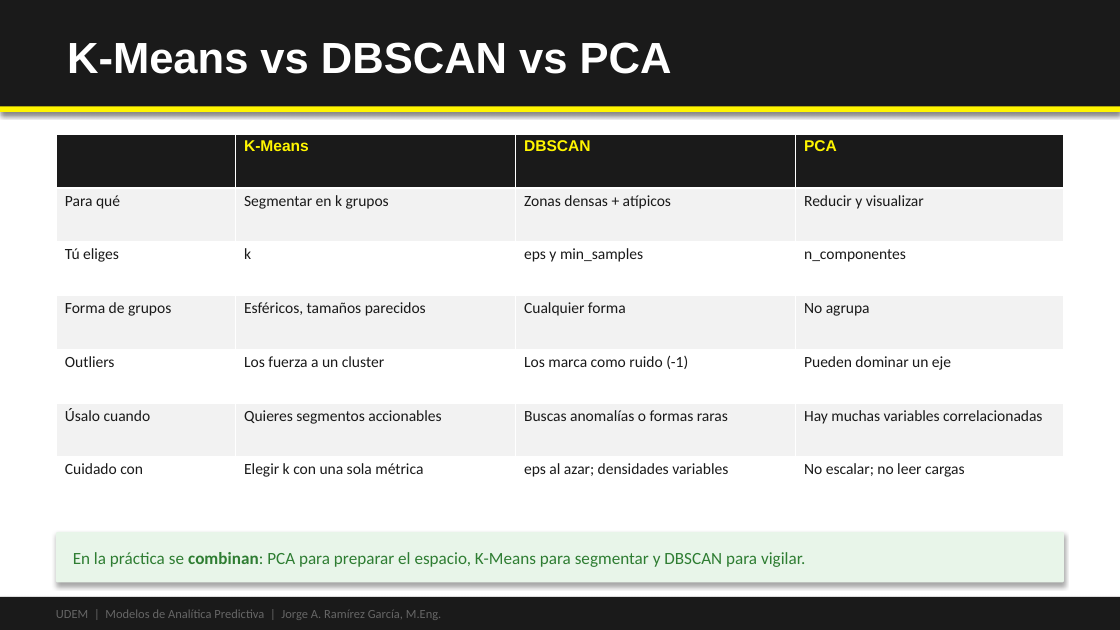
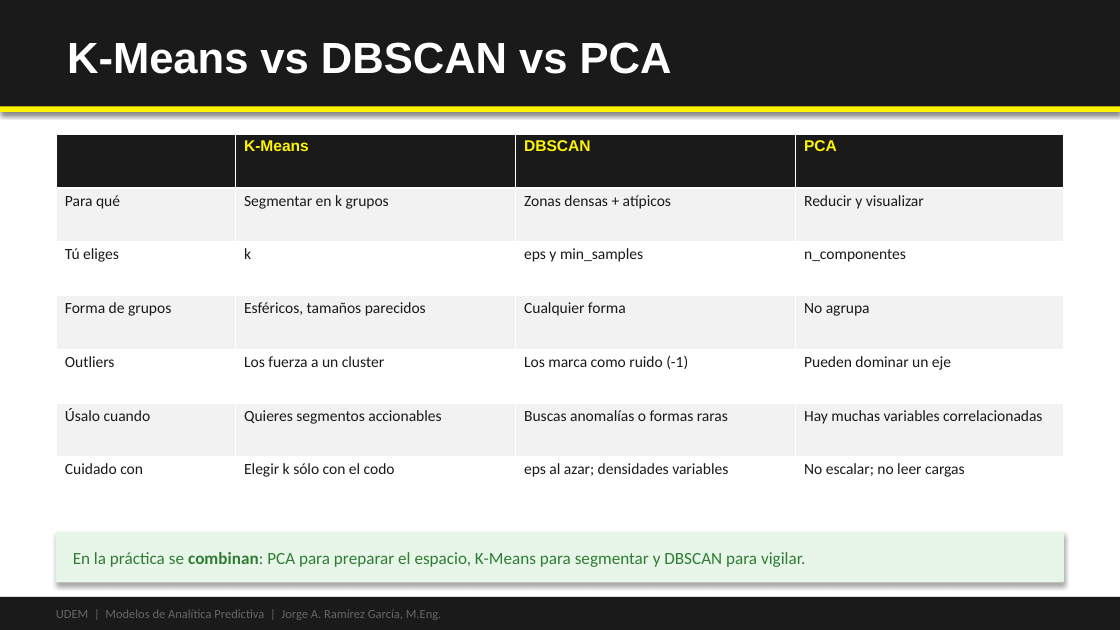
Before and after one commit to Emilio-Guevara/aprendizaje-no-supervisado-EmilioGuevara, a slide deck: slide 5 of 04-caso-integrador/slides/Caso Integrador - De los datos a la decisión - UDEM.pptx. Drawn at 1120x630 pixels with LibreOffice and Linux fonts; fonts in the diff are those of the drawing. Boxes give left, top, right and bottom in pixels: in the first picture for what was removed or moved away, otherwise in the second. Text is boxed around its words. In the diff, an @@ line names an element or a change of style, - is before the commit and + after.

```diff
--- a/04-caso-integrador/slides/Caso Integrador - De los datos a la decisión - UDEM.pptx
+++ b/04-caso-integrador/slides/Caso Integrador - De los datos a la decisión - UDEM.pptx
@@ table at (56, 134, 1064, 511) @@
-row 7, column 2: Elegir k con una sola métrica
+row 7, column 2: Elegir k sólo con el codo
```
Also in this commit, not shown: 5 other slides changed, 22 other files.
